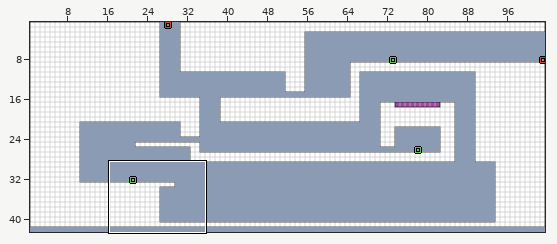
LDtk project: Snorkelkat/Assets/LevelDesign/Prototype3LevelDesign.ldtk. Above: a wide view before the commit, with the close-up outlined.
Close-up. Old version:
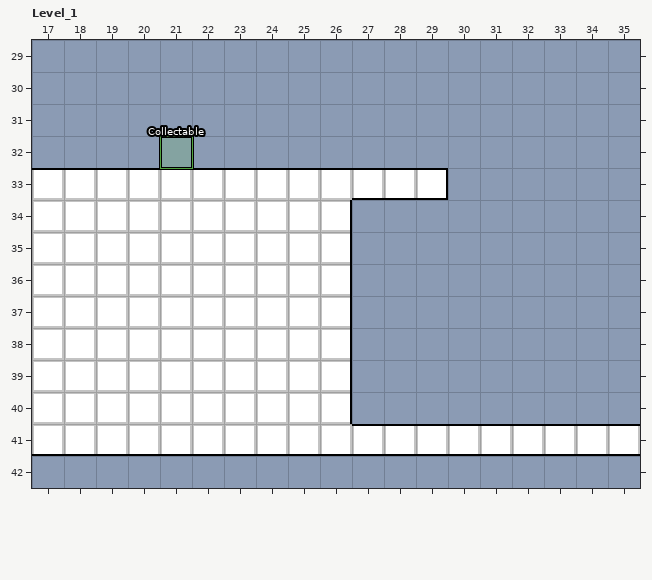
Cells are 16x16 px. Shown: Level_1 x 17..35, y 29..42. The commit also changed other parts of the map, which this record leaves out.
New version:
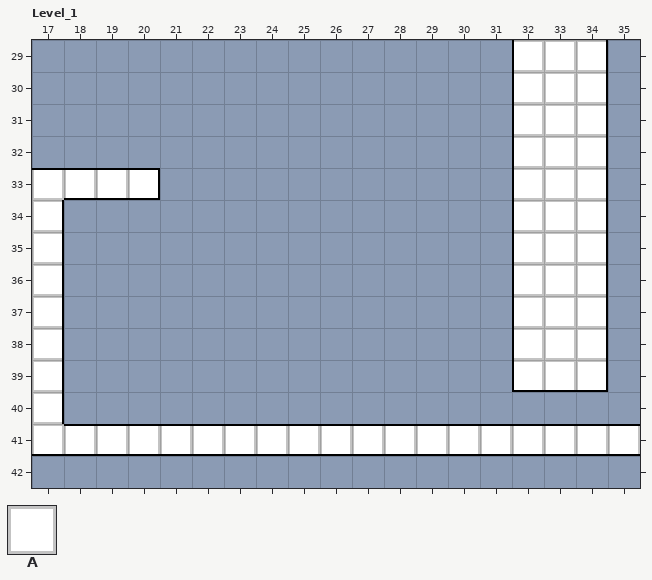
Key: from "Ground": A 1 "normaltile".
_ is an empty cell.
Objects are placed by their top-left corner, in cells (3,4 is the top-left corner of cell 3,4); size is 1x1 cell unless given.
From old to new:
Layer "Ground":
Tile A is added in rows 29 to 39 at x 32 to 34.
Tile A is removed in row 33 at x 21 to 29; in rows 34 to 40 at x 18 to 26.
Layer "Entities":
Object "Collectable" rectangle at 21,32 moves outside this view.
